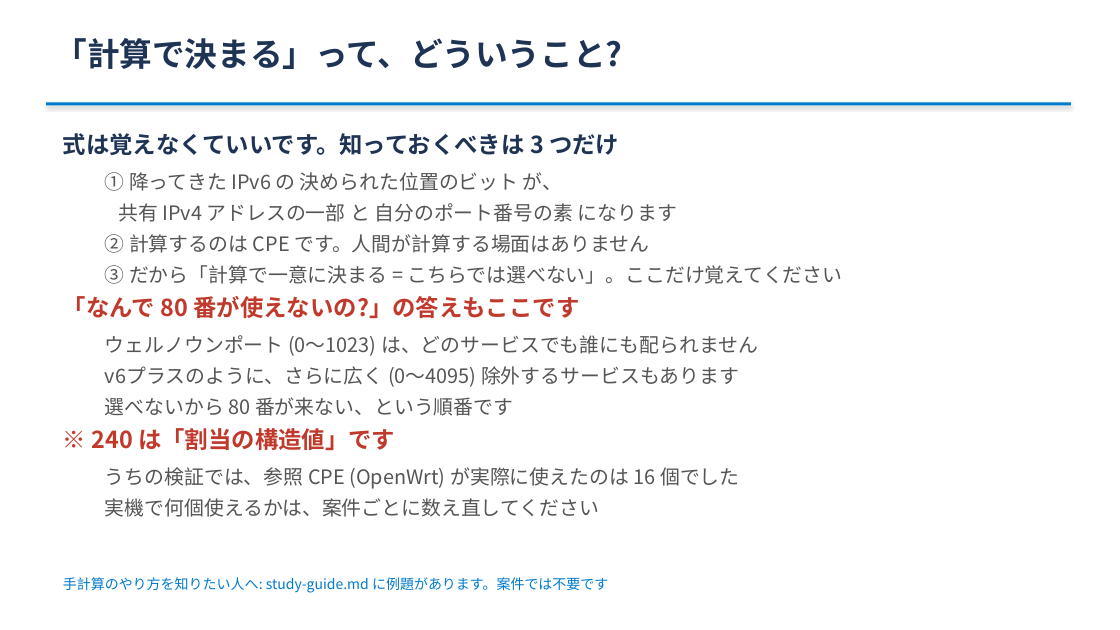
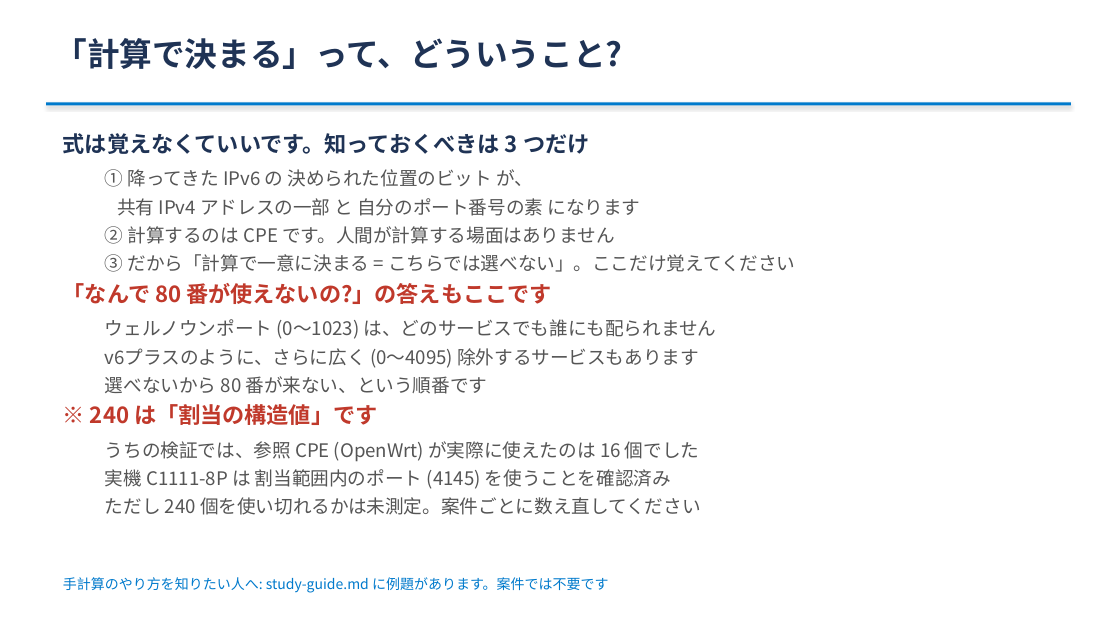
Before and after one commit to ginchankawaii/claude-code-book-template, a slide deck: slide 27 of docs/ipoe-lab/slides/setsumeikai.pptx. Drawn at 1120x630 pixels with LibreOffice and Linux fonts; fonts in the diff are those of the drawing. Boxes give left, top, right and bottom in pixels: in the first picture for what was removed or moved away, otherwise in the second. Text is boxed around its words. In the diff, an @@ line names an element or a change of style, - is before the commit and + after.

```diff
--- a/docs/ipoe-lab/slides/setsumeikai.pptx
+++ b/docs/ipoe-lab/slides/setsumeikai.pptx
@@ text at [63,133,795,462]: size 20 to 19 pt in "式は覚えなくていいです。知っておくべきは 3 つだけ", "「なんで 80 番が使えないの?」の答えもここです", "※ 240 は「割当の構造値」です"; size 17 to 16 pt in "① 降ってきた IPv6 の 決められた位置のビット が、", "共有 IPv4 アドレスの一部 と 自分のポート番号の素 になります", "② 計算するのは CPE です。人間が計算する場面はありません", "③ だから「計算で一意に決まる = こちらでは選べない」。ここだけ覚えてください" and 4 more places; less space between paragraphs @@
@@ text at [105,469,701,515]: text changed; size 17 to 16 pt @@
-  実機で何個使えるかは、案件ごとに数え直してください
+  実機 C1111-8P は 割当範囲内のポート (4145) を使うことを確認済み
+  ただし 240 個を使い切れるかは未測定。案件ごとに数え直してください
```
Also in this commit, not shown: 5 other slides changed, 3 slides added, 2 other files.
